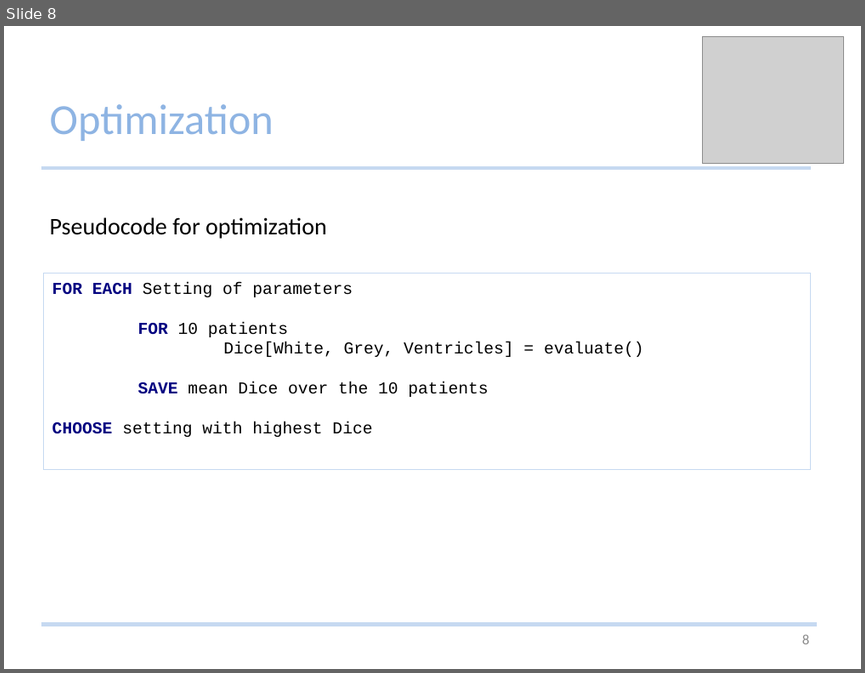
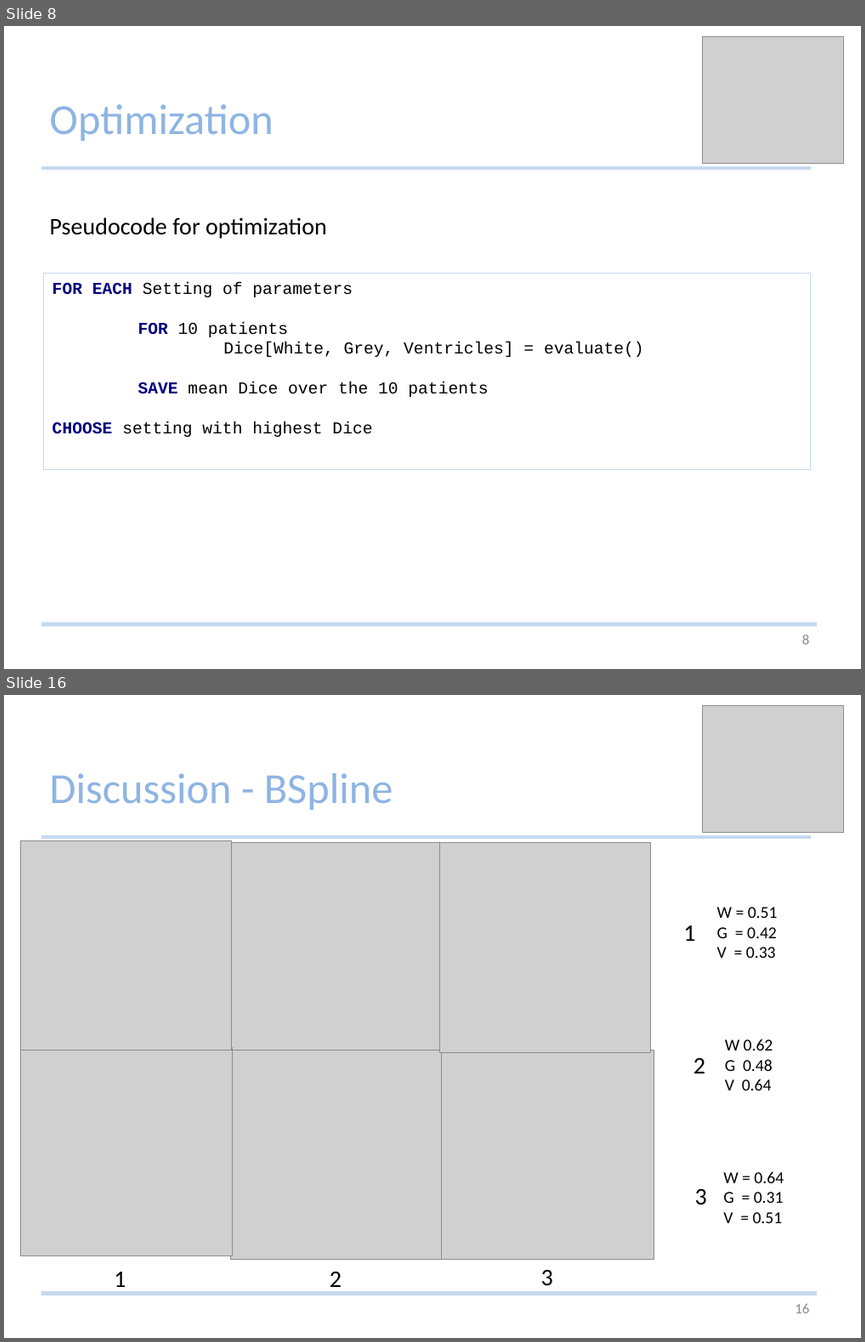
Before and after one commit to Studijacob/MIALab, a slide deck: wd/Documentation/MIALab presentation.pptx. Shown one above the other, each under a label of ours: slide 8 before the commit, slides 8 and 16 after it; the slides between them are not shown. The pictures are 865x673 and 865x1342 pixels, drawn with LibreOffice and Linux fonts; fonts in the diff are those of the drawing; grey boxes stand for pictures. Boxes give left, top, right and bottom in pixels: in the first picture for what was removed or moved away, otherwise in the second. Text is boxed around its words. In the diff, an @@ line names an element or a change of style, - is before the commit and + after.

```diff
--- a/wd/Documentation/MIALab presentation.pptx
+++ b/wd/Documentation/MIALab presentation.pptx
@@ slide 16 added at [4,695,861,1338], background #FFFFFF @@
@@ picture added at [703,706,844,833] @@
@@ title added at [50,773,393,810], 36 pt, text #8EB4E3 @@
+Discussion - BSpline
@@ line added from (41, 836) to (811, 836), #C6D9F1 3 pt @@
@@ group added at [21,840,653,1259]: 6 pictures @@
@@ text added at [717,907,778,958], 14 pt, text #000000 @@
+W = 0.51
+G = 0.42
+V = 0.33
@@ text added at [683,925,695,941], 20 pt, text #000000 @@
+1
@@ text added at [725,1038,773,1090], 14 pt, text #000000 @@
+W 0.62
+G 0.48
+V 0.64
@@ text added at [693,1058,705,1073], 20 pt, text #000000 @@
+2
@@ text added at [723,1171,783,1223], 14 pt, text #000000 @@
+W = 0.64
+G = 0.31
+V = 0.51
@@ text added at [695,1189,707,1205], 20 pt, text #000000 @@
+3
@@ text added at [114,1271,126,1293], 20 pt, text #000000 @@
+1
@@ text added at [330,1271,341,1293], 20 pt, text #000000 @@
+2
@@ text added at [541,1270,553,1286], 20 pt, text #000000 @@
+3
@@ line added from (41, 1293) to (817, 1293), #C6D9F1 3 pt @@
@@ page number added at [794,1304,809,1313], 12 pt, text #8C8C8C @@
+16
```
Also in this commit, not shown: 12 slides changed, 5 other slides added, 1 slide removed.
